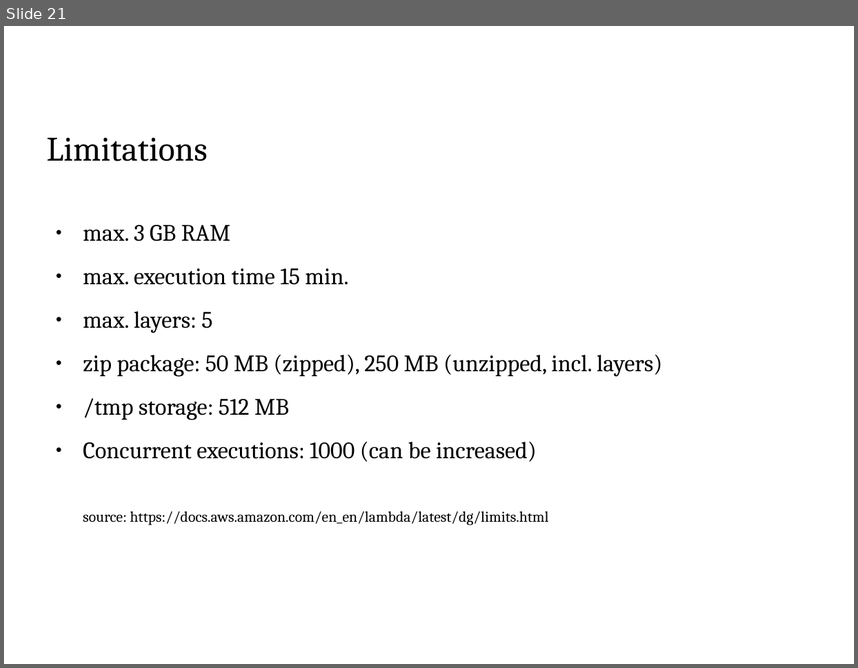
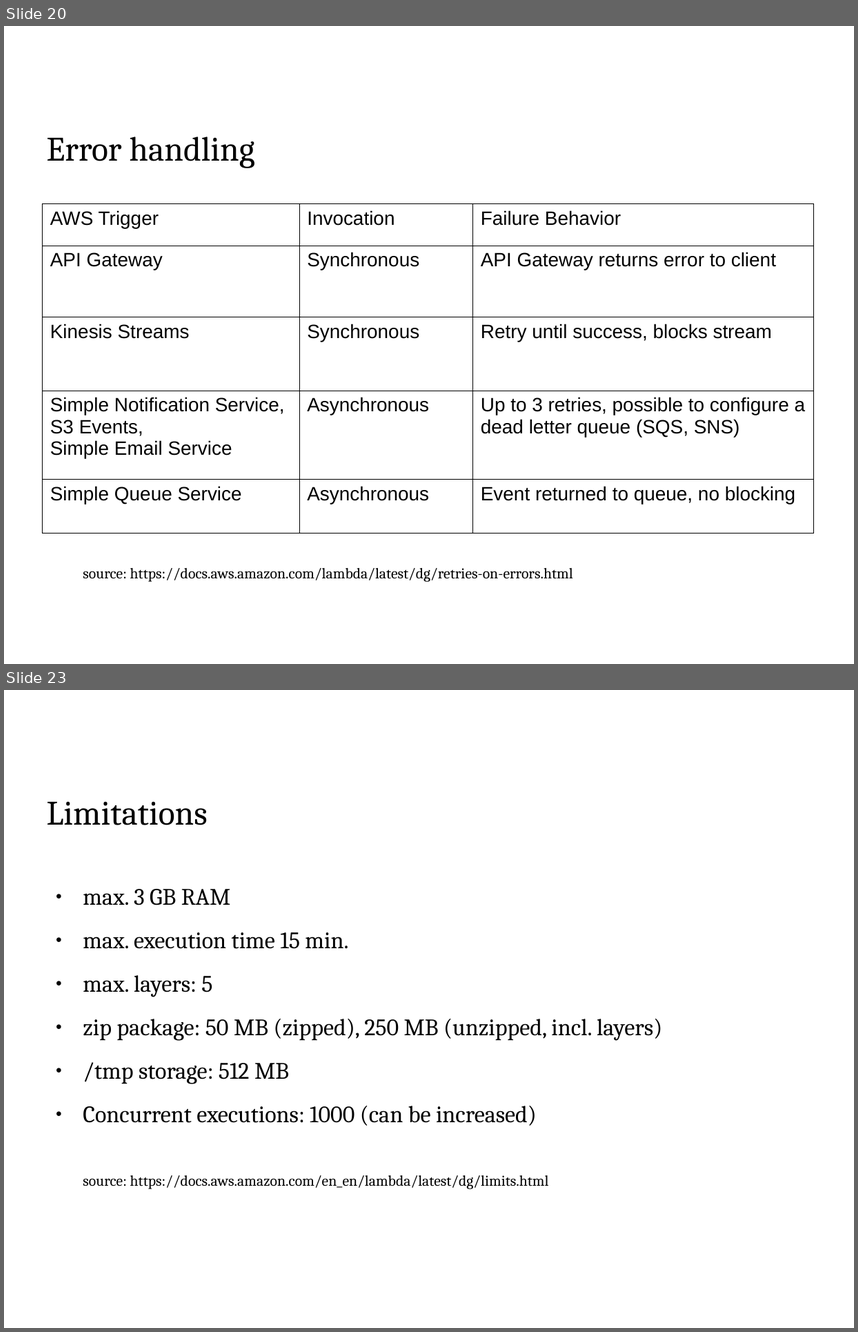
Before and after one commit to thbley/php-lambda, a slide deck: php_lambda.odp. Shown one above the other, each under a label of ours: slide 21 before the commit, slides 20 and 23 after it; the slides between them are not shown. The pictures are 858x668 and 858x1332 pixels, drawn with LibreOffice and Linux fonts; fonts in the diff are those of the drawing; background and template pictures are left out. Boxes give left, top, right and bottom in pixels: in the first picture for what was removed or moved away, otherwise in the second. Text is boxed around its words. In the diff, an @@ line names an element or a change of style, - is before the commit and + after.

Commit message:
added memory limit, error handling

```diff
--- a/php_lambda.odp
+++ b/php_lambda.odp
@@ slide 20 added at [4, 26, 854, 664], background picture (left out) @@
@@ title added at [47, 136, 255, 168], 32 pt, text #000000 @@
+Error handling
@@ table added at [43, 203, 814, 530], 5 rows, 3 columns @@
+AWS Trigger | Invocation | Failure Behavior
+API Gateway | Synchronous | API Gateway returns error to client
+Kinesis Streams | Synchronous | Retry until success, blocks stream
+Simple Notification Service, / S3 Events, / Simple Email Service | Asynchronous | Up to 3 retries, possible to configure a dead letter queue (SQS, SNS)
+Simple Queue Service | Asynchronous | Event returned to queue, no blocking
@@ text added at [83, 568, 573, 581], 14 pt, text #000000 @@
+source: https://docs.aws.amazon.com/lambda/latest/dg/retries-on-errors.html
@@ what was slide 21 is now slide 23 @@
```
Also in this commit, not shown: 6 slides changed, 1 other slide added, 1 other file.
